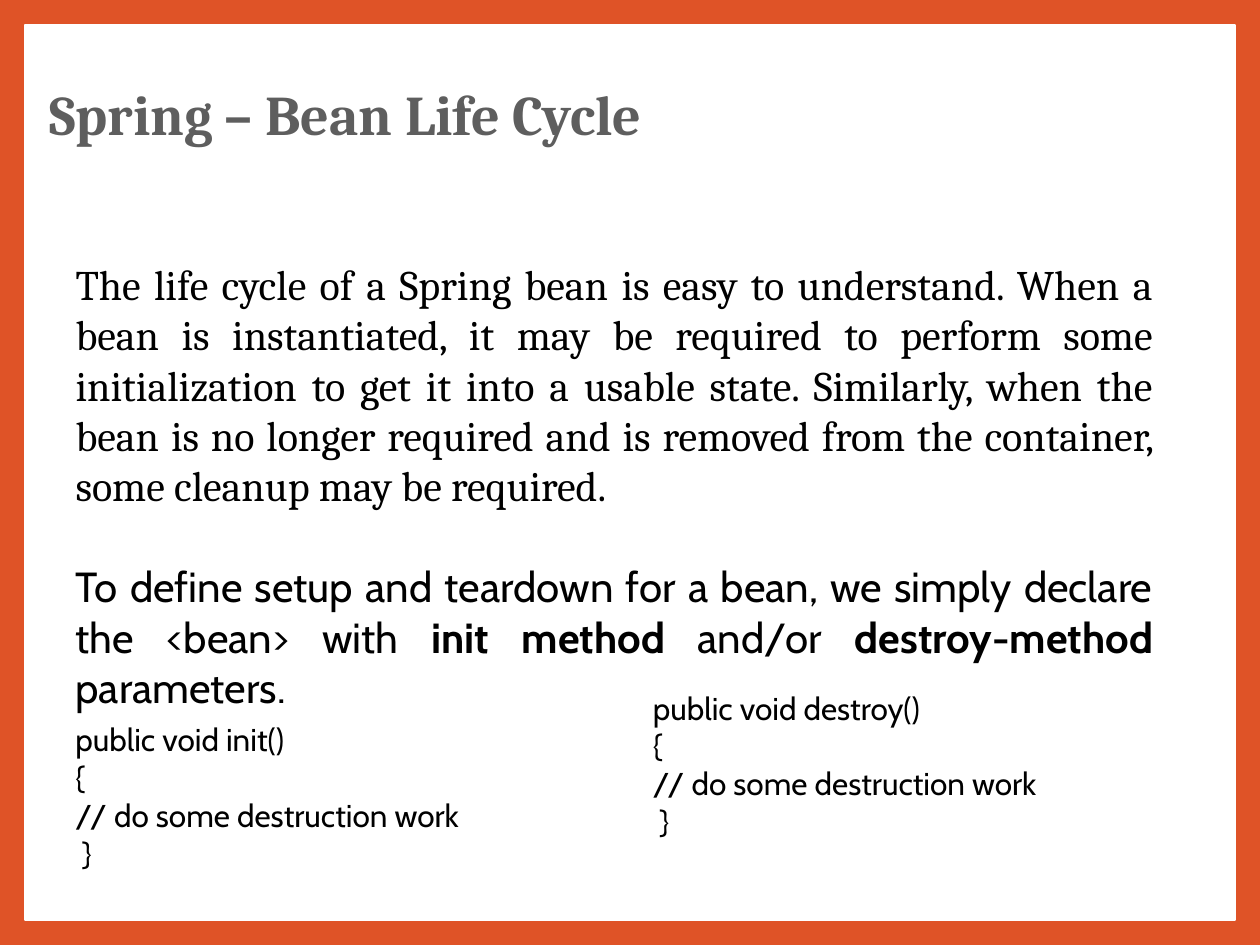
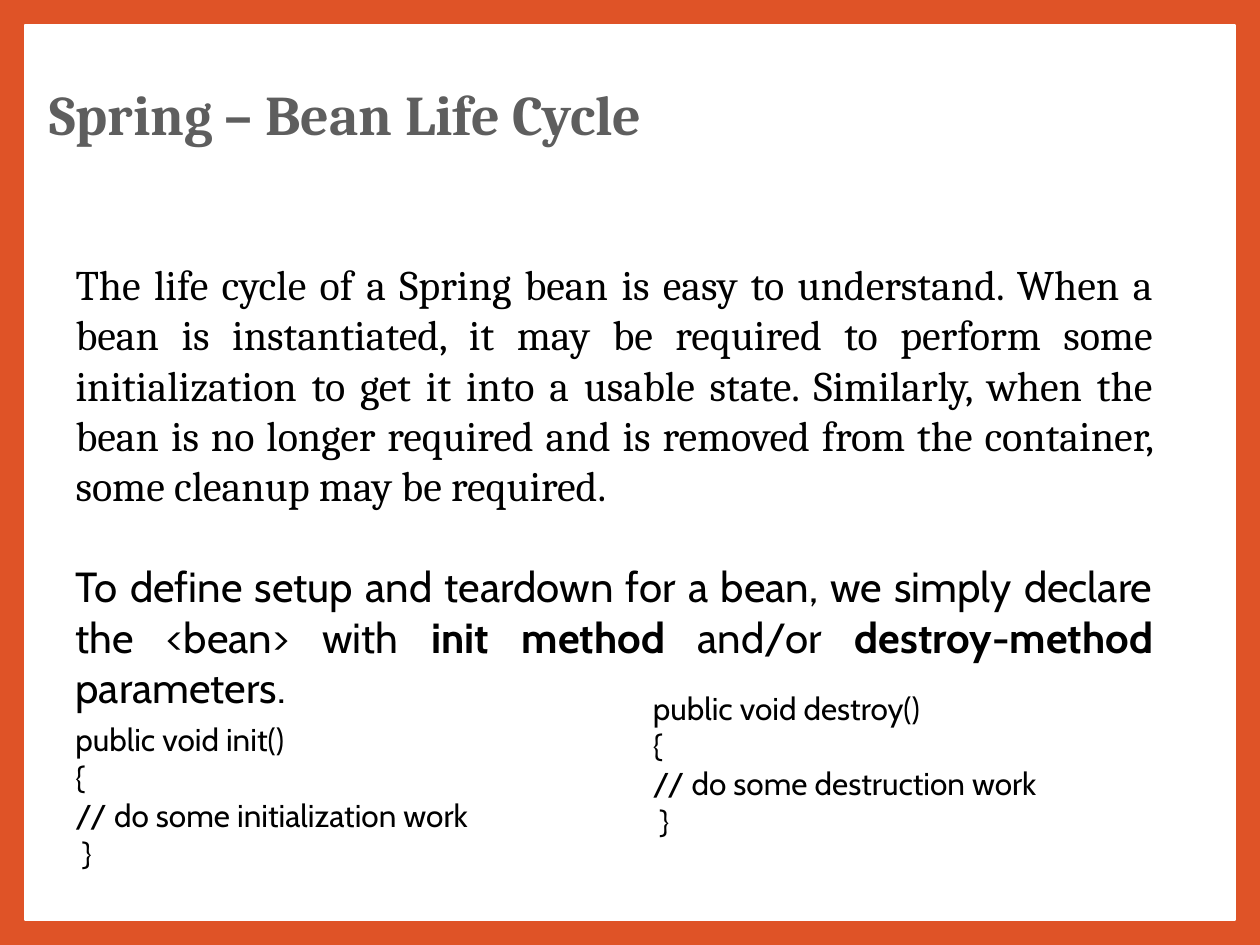
Before and after one commit to jrambasana/AJP2022-material, a slide deck: slide 33 of AJP Slides/AJP (01ce0502) - Unit 7 - Spring.pptx. Drawn at 1260x945 pixels with LibreOffice and Linux fonts; fonts in the diff are those of the drawing. Boxes give left, top, right and bottom in pixels: in the first picture for what was removed or moved away, otherwise in the second. Text is boxed around its words. In the diff, an @@ line names an element or a change of style, - is before the commit and + after.

```diff
--- a/AJP Slides/AJP (01ce0502) - Unit 7 - Spring.pptx
+++ b/AJP Slides/AJP (01ce0502) - Unit 7 - Spring.pptx
@@ text at box(114, 803, 467, 828): text changed @@
-// do some destruction work
+// do some initialization work
```
